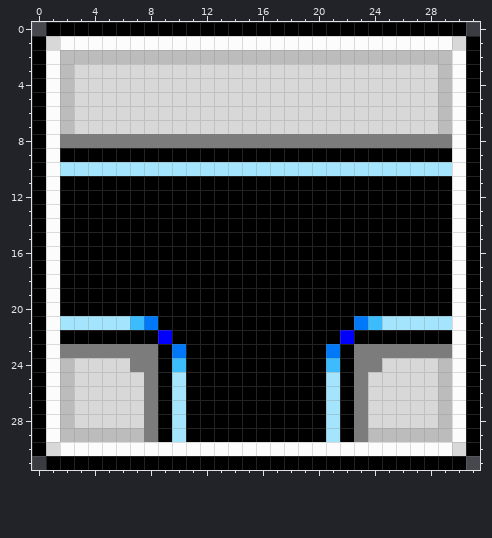
File history of a pixel-art sprite, assets/images/tiles/tee.png. The picture above is the old version.
The file is 32x32 pixels.
After the commit:
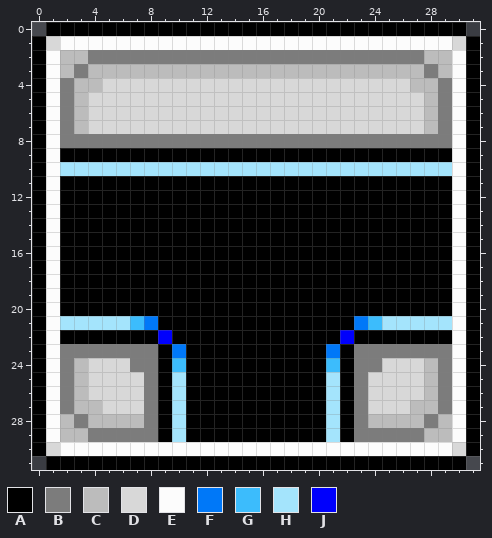
Palette (. is transparent): A #000000  B #7c7c7c  C #bcbcbc  D #d8d8d8  E #fcfcfc  F #0078f8  G #3cbcfc  H #a4e4fc  J #0000fc
The exact change:
@@ x 0..31 @@
  1 ADEEEEEEEEEEEEEEEEEEEEEEEEEEEEDA
- 2 AECCCCCCCCCCCCCCCCCCCCCCCCCCCCEA
- 3 AECDDDDDDDDDDDDDDDDDDDDDDDDDDCEA
- 4 AECDDDDDDDDDDDDDDDDDDDDDDDDDDCEA
- 5 AECDDDDDDDDDDDDDDDDDDDDDDDDDDCEA
- 6 AECDDDDDDDDDDDDDDDDDDDDDDDDDDCEA
- 7 AECDDDDDDDDDDDDDDDDDDDDDDDDDDCEA
+ 2 AECCBBBBBBBBBBBBBBBBBBBBBBBBCCEA
+ 3 AECBCCCCCCCCCCCCCCCCCCCCCCCCBCEA
+ 4 AEBCCDDDDDDDDDDDDDDDDDDDDDDCCBEA
+ 5 AEBCDDDDDDDDDDDDDDDDDDDDDDDDCBEA
+ 6 AEBCDDDDDDDDDDDDDDDDDDDDDDDDCBEA
+ 7 AEBCDDDDDDDDDDDDDDDDDDDDDDDDCBEA
  8 AEBBBBBBBBBBBBBBBBBBBBBBBBBBBBEA
@@ x 0..31 @@
 23 AEBBBBBBBAFAAAAAAAAAAFABBBBBBBEA
-24 AECDDDDBBAGAAAAAAAAAAGABBDDDDCEA
-25 AECDDDDDBAHAAAAAAAAAAHABDDDDDCEA
-26 AECDDDDDBAHAAAAAAAAAAHABDDDDDCEA
-27 AECDDDDDBAHAAAAAAAAAAHABDDDDDCEA
-28 AECDDDDDBAHAAAAAAAAAAHABDDDDDCEA
-29 AECCCCCCBAHAAAAAAAAAAHABCCCCCCEA
+24 AEBCDDDBBAGAAAAAAAAAAGABBDDDCBEA
+25 AEBCDDDDBAHAAAAAAAAAAHABDDDDCBEA
+26 AEBCDDDDBAHAAAAAAAAAAHABDDDDCBEA
+27 AEBCCDDDBAHAAAAAAAAAAHABDDDCCBEA
+28 AECBCCCCBAHAAAAAAAAAAHABCCCCBCEA
+29 AECCBBBBBAHAAAAAAAAAAHABBBBBCCEA
 30 ADEEEEEEEEEEEEEEEEEEEEEEEEEEEEDA
Changed places in both pictures, as pixel boxes (x1, y1, x2, y2):
changed: (60, 50, 452, 134)
changed: (60, 358, 144, 442)
changed: (368, 358, 452, 442)
